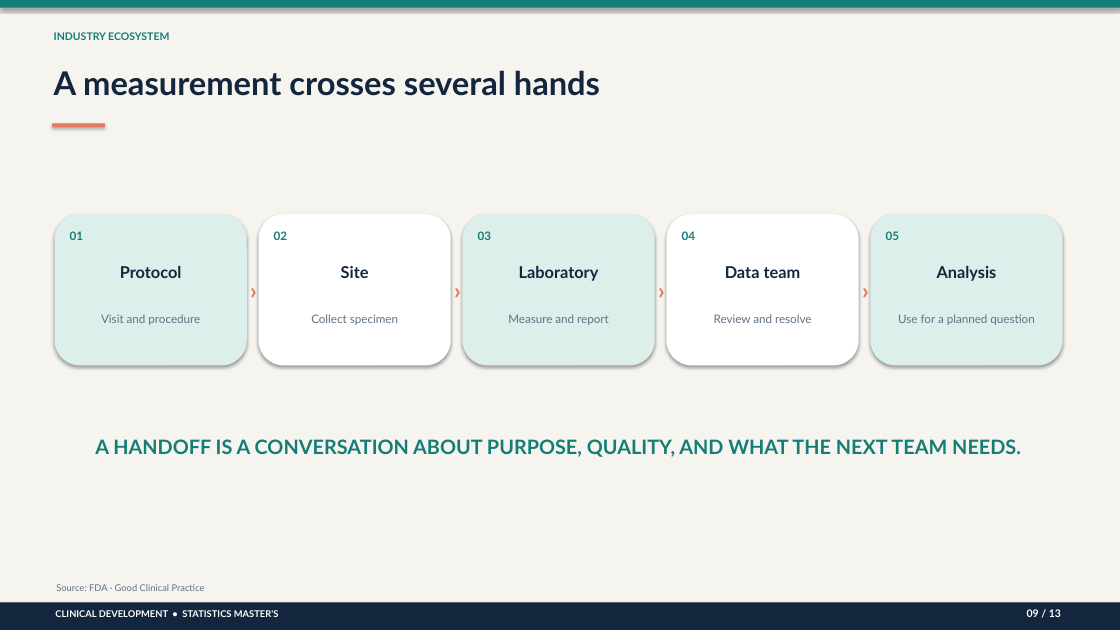
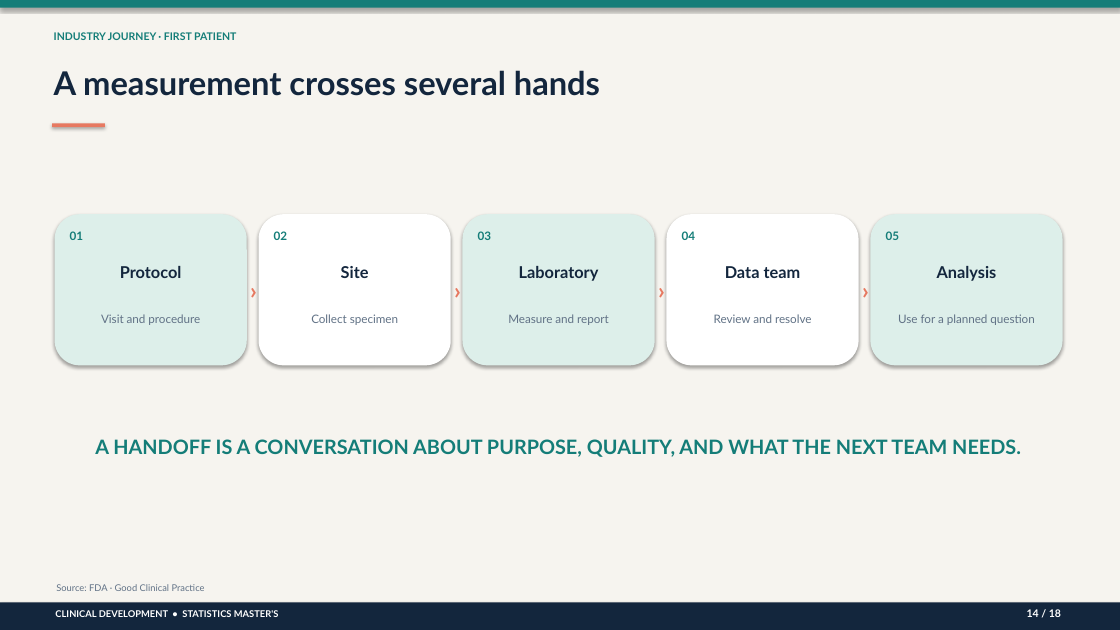
Before and after one commit to drweihungpan-lab/clinical-data-teaching, a slide deck: slide 14 of slides/powerpoint/session-1-clinical-trials.pptx (slide 9 before the commit). Drawn at 1120x630 pixels with LibreOffice and Linux fonts; fonts in the diff are those of the drawing. Boxes give left, top, right and bottom in pixels: in the first picture for what was removed or moved away, otherwise in the second. Text is boxed around its words. In the diff, an @@ line names an element or a change of style, - is before the commit and + after.

```diff
--- a/slides/powerpoint/session-1-clinical-trials.pptx
+++ b/slides/powerpoint/session-1-clinical-trials.pptx
@@ text at (54,32,236,40): text changed @@
-INDUSTRY ECOSYSTEM
+INDUSTRY JOURNEY · FIRST PATIENT
@@ text at (1027,609,1061,617): text changed @@
-09 / 13
+14 / 18
```
Also in this commit, not shown: 11 other slides changed, 6 slides added, 1 slide removed, 8 other files.
